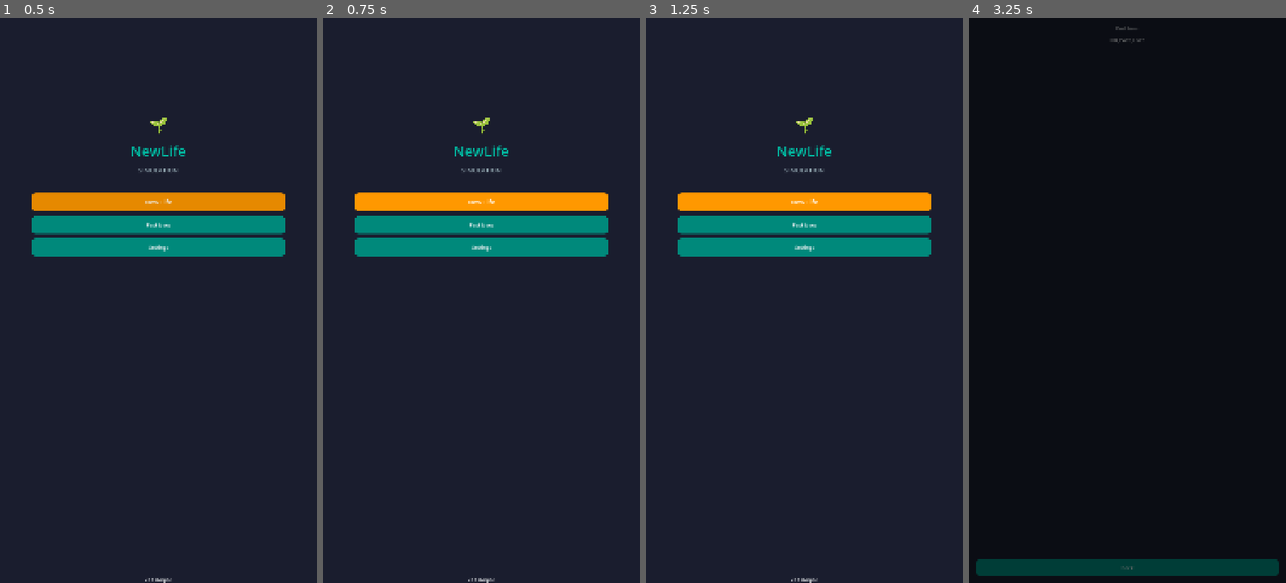
Above: before the commit, frames 1-4 (left to right).
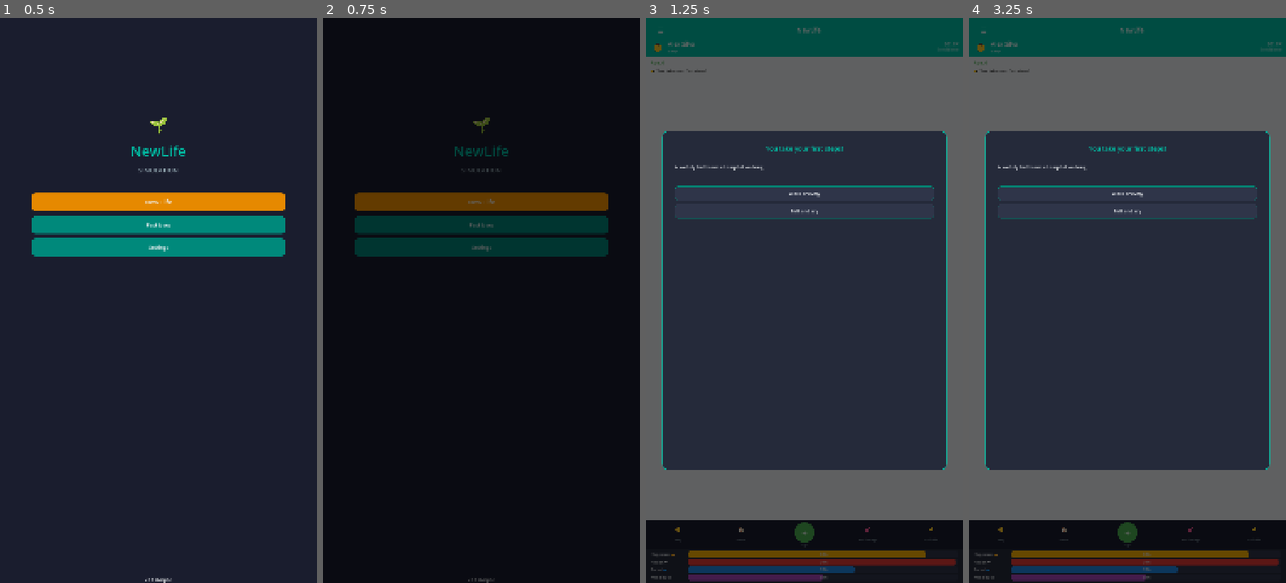
Above: after the commit, the same moments.

Repository: raphahgomes/NewLife_Simulation
Game: Godot game, scene res://scenes/screens/MainMenu.tscn
The game is run twice, just before and just after one commit, with the same random seed, the same clock (stepped at 60 frames per second) and the same inputs. Sound files missing from this copy of the repository are replaced by a short silence.
Inputs (mouse positions are in pixels of both pictures, inside the frame that each line leads up to):
- Up to frame 1 (0.5 s): no input
- Up to frame 2 (0.75 s): click "New Life" at 0.5 s
- Up to frame 3 (1.25 s): no input
- Up to frame 4 (3.25 s): click (1127, 204) at 1.25 s, where only the run before the commit has a clickable "New Life"; click (984, 29) at 2 s, where only the run after the commit has a clickable "☰"; click (1127, 227) at 2.75 s, where only the run before the commit has a clickable "Past Lives"

Frame 1 is identical in both runs. In frame 2, 100% of the frame differs, in the area x 0-100%, y 0-100%; in frame 3, 54%; in frame 4, 93%.
Error before the commit: Parse Error: Cannot infer the type of "death_chance" variable because the value doesn't have a set type. (res://scripts/autoloads/GameManager.gd:596)
Error after the commit: Invalid access to property or key 'is_married' on a base object of type 'Resource (Character)'. (res://scripts/autoloads/AchievementManager.gd:76)

Commit message:
Fix: GameManager death_chance type annotation, remove duplicate JSON block in baby_events.json

Diff:
--- a/data/events/baby_events.json
+++ b/data/events/baby_events.json
@@ -202,150 +202,3 @@
     }
   ]
 }
-{
-  "events": [
-    {
-      "id": "baby_first_word",
-      "phases": ["BABY"],
-      "age_min": 1,
-      "age_max": 2,
-      "category": "family",
-      "weight": 80,
-      "conditions": {},
-      "text_key": "EVENT_BABY_FIRST_WORD",
-      "choices": [
-        {
-          "text_key": "CHOICE_MAMA",
-          "effects": { "happiness": 5 },
-          "relationship_effects": { "MOTHER": { "affection": 10 } }
-        },
-        {
-          "text_key": "CHOICE_PAPA",
-          "effects": { "happiness": 5 },
-          "relationship_effects": { "FATHER": { "affection": 10 } }
-        }
-      ]
-    },
-    {
-      "id": "baby_crawling",
-      "phases": ["BABY"],
-      "age_min": 0,
-      "age_max": 1,
-      "category": "health",
-      "weight": 70,
-      "conditions": {},
-      "text_key": "EVENT_BABY_CRAWLING",
-      "choices": [
-        {
-          "text_key": "CHOICE_EXPLORE",
-          "effects": { "intelligence": 3, "happiness": 2 }
-        },
-        {
-          "text_key": "CHOICE_STAY_SAFE",
-          "effects": { "health": 2 }
-        }
-      ]
-    },
-    {
-      "id": "baby_pet_encounter",
-      "phases": ["BABY"],
-      "age_min": 1,
-      "age_max": 3,
-      "category": "social",
-      "weight": 50,
-      "conditions": {},
-      "text_key": "EVENT_BABY_PET",
-      "choices": [
-        {
-          "text_key": "CHOICE_PET_GENTLE",
-          "effects": { "charisma": 2, "happiness": 3 }
-        },
-        {
-          "text_key": "CHOICE_PET_SCARED",
-          "effects": { "temperament": -2 }
-        }
-      ]
-    },
-    {
-      "id": "baby_tantrum",
-      "phases": ["BABY"],
-      "age_min": 1,
-      "age_max": 4,
-      "category": "family",
-      "weight": 60,
-      "conditions": {},
-      "text_key": "EVENT_BABY_TANTRUM",
-      "choices": [
-        {
-          "text_key": "CHOICE_CRY_MORE",
-          "effects": { "temperament": -3 },
-          "relationship_effects": { "MOTHER": { "affection": -2 } }
-        },
-        {
-          "text_key": "CHOICE_CALM_DOWN",
-          "effects": { "temperament": 3, "happiness": -2 }
-        }
-      ]
-    },
-    {
-      "id": "baby_sick",
-      "phases": ["BABY"],
-      "age_min": 0,
-      "age_max": 3,
-      "category": "health",
-      "weight": 40,
-      "conditions": {},
-      "text_key": "EVENT_BABY_SICK",
-      "choices": [
-        {
-          "text_key": "CHOICE_REST",
-          "effects": { "health": 5 }
-        },
-        {
-          "text_key": "CHOICE_IGNORE",
-          "effects": { "health": -5 }
-        }
-      ]
-    },
-    {
-      "id": "baby_playground",
-      "phases": ["BABY"],
-      "age_min": 2,
-      "age_max": 4,
-      "category": "social",
-      "weight": 55,
-      "conditions": {},
-      "text_key": "EVENT_BABY_PLAYGROUND",
-      "choices": [
-        {
-          "text_key": "CHOICE_PLAY_OTHERS",
-          "effects": { "charisma": 3, "happiness": 3 }
-        },
-        {
-          "text_key": "CHOICE_PLAY_ALONE",
-          "effects": { "intelligence": 2 }
-        }
-      ]
-    },
-    {
-      "id": "baby_funny_face",
-      "phases": ["BABY"],
-      "age_min": 0,
-      "age_max": 2,
-      "category": "family",
-      "weight": 65,
-      "conditions": {},
-      "text_key": "EVENT_BABY_FUNNY_FACE",
-      "choices": [
-        {
-          "text_key": "CHOICE_LAUGH",
-          "effects": { "happiness": 5, "charisma": 1 }
-        },
-        {
-          "text_key": "CHOICE_STARE",
-          "effects": { "intelligence": 2 }
-        }
-      ]
-    }
-  ]
-}
--- a/scripts/autoloads/GameManager.gd
+++ b/scripts/autoloads/GameManager.gd
@@ -593,7 +593,7 @@
 		if rel is Relationship and rel.alive:
 			if rel.rel_type in [Relationship.RelType.FATHER, Relationship.RelType.MOTHER, Relationship.RelType.GRANDPARENT]:
 				if rel.person_age > 70:
-					var death_chance := 0.02 + (rel.person_age - 70) * 0.015
+					var death_chance: float = 0.02 + (rel.person_age - 70) * 0.015
 					if _rng.randf() < death_chance:
 						rel.alive = false
 						character.happiness = clampi(character.happiness - 15, 0, 100)
